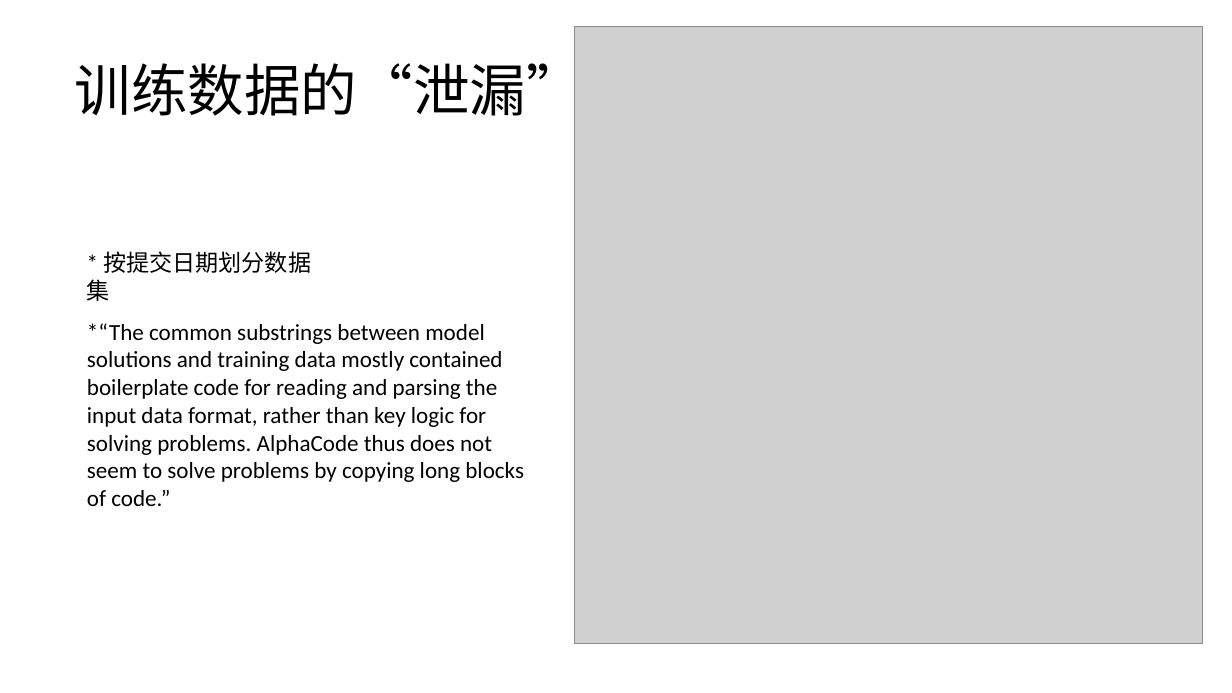
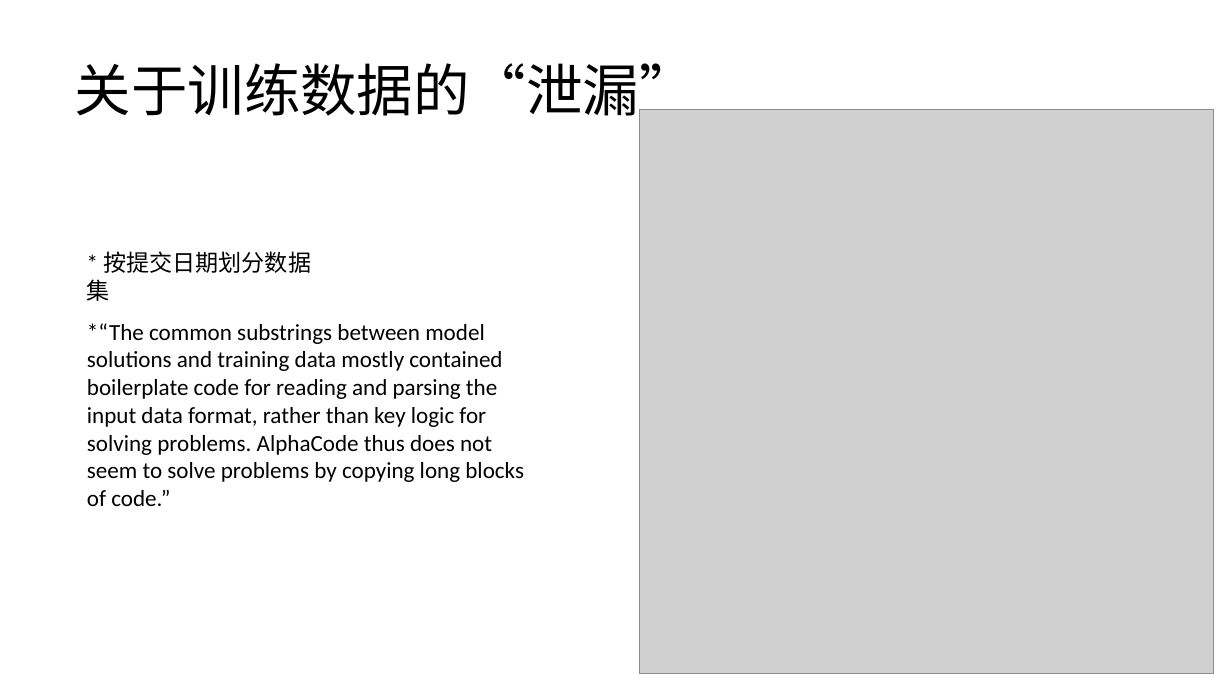
Before and after one commit to kevinva/paperReport, a slide deck: slide 19 of presentation/AlphaCode_20220301.pptx. Drawn at 1232x693 pixels with LibreOffice and Linux fonts; fonts in the diff are those of the drawing; grey boxes stand for pictures. Boxes give left, top, right and bottom in pixels: in the first picture for what was removed or moved away, otherwise in the second. Text is boxed around its words. In the diff, an @@ line names an element or a change of style, - is before the commit and + after.

```diff
--- a/presentation/AlphaCode_20220301.pptx
+++ b/presentation/AlphaCode_20220301.pptx
@@ title at <box>75,63,696,126</box>: text changed @@
-训练数据的“泄漏”
+关于训练数据的“泄漏”
@@ picture: place and size @@
-picture at <box>574,26,1202,644</box>
+picture at <box>640,109,1214,674</box>
```
Also in this commit, not shown: 3 other slides changed.
